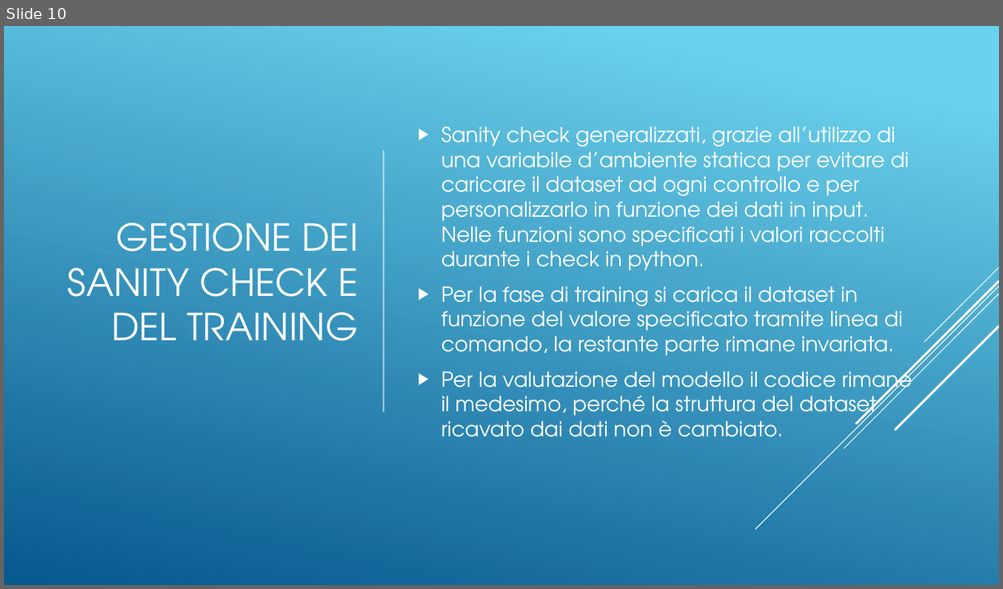
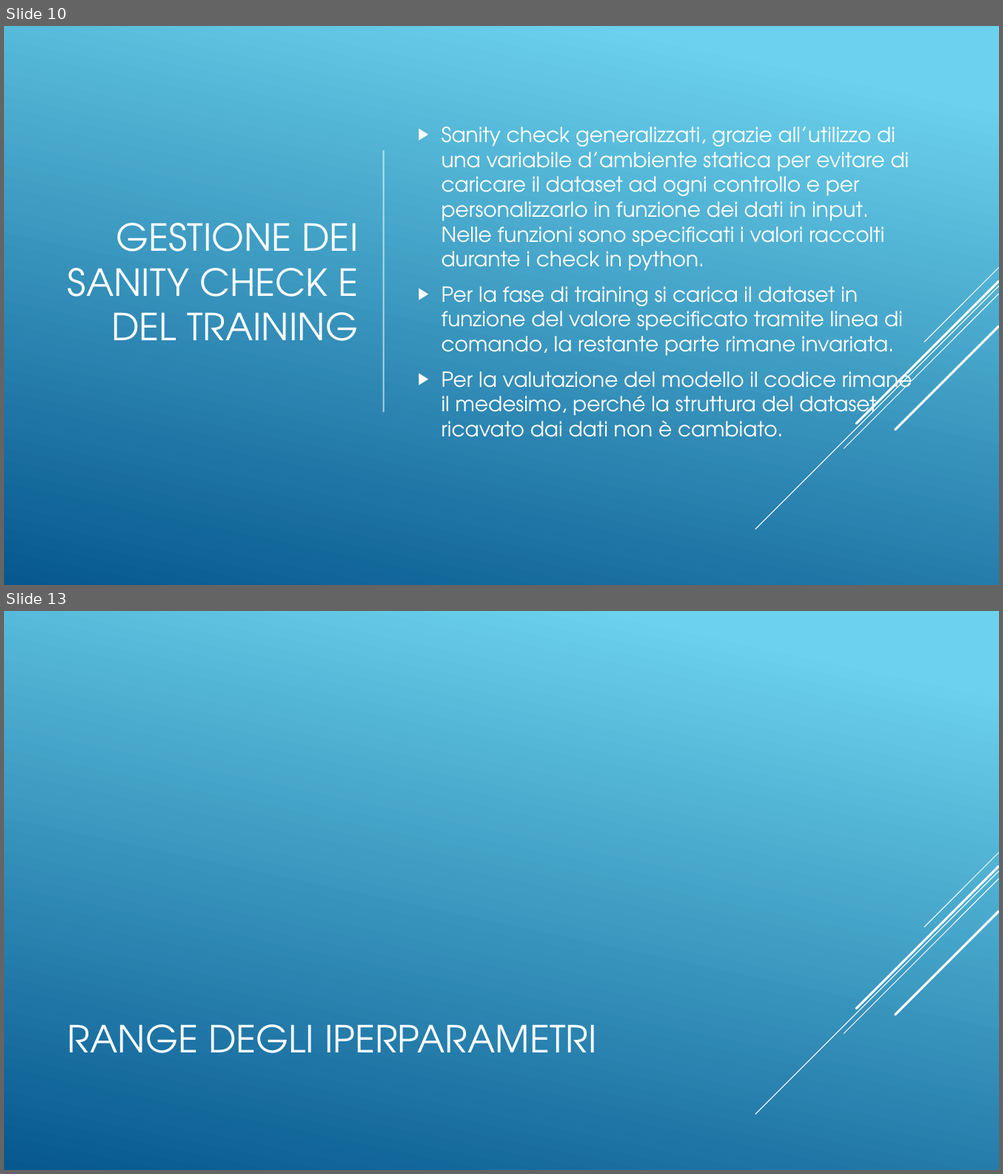
Before and after one commit to Bognanni/gsasrec-py-rust, a slide deck: Gsasrec.pptx. Shown one above the other, each under a label of ours: slide 10 before the commit, slides 10 and 13 after it; the slides between them are not shown. The pictures are 1003x589 and 1003x1174 pixels, drawn with LibreOffice and Linux fonts; fonts in the diff are those of the drawing. Boxes give left, top, right and bottom in pixels: in the first picture for what was removed or moved away, otherwise in the second. Text is boxed around its words. In the diff, an @@ line names an element or a change of style, - is before the commit and + after.

```diff
--- a/Gsasrec.pptx
+++ b/Gsasrec.pptx
@@ slide 13 added at (4, 611, 999, 1170), background gradient #6ED2EB to #06588E; not listed: 5 template elements that a slide beside it also shows @@
@@ title added at (68, 1025, 597, 1054), 36 pt, text #FFFFFF @@
+RANGE DEGLI IPERPARAMETRI
```
Also in this commit, not shown: 2 other slides added, 5 other files.
